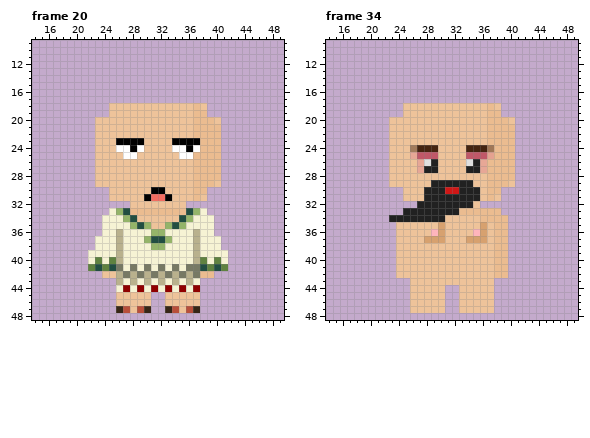
Pixel-art file -- GameData/图片素材/character.aseprite. This is how it looked before the edit.
64x64 pixels, 161 frames. Pixels under 10% opacity are left out. Colours within 5 levels of each other are drawn and written as one. Shown: frame 20: x 14..49, y 9..48; frame 34: x 14..49, y 9..48. The commit also changed other frames, which this record leaves out.
After the commit:
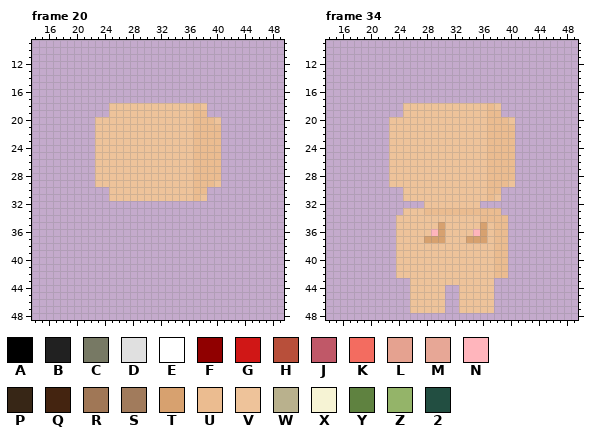
Palette (. is transparent): A #000000  B #212121  C #777964  D #e0e0e0  E #ffffff  F #900000  G #d01716  H #b84f3a  J #c05868  K #f36c60  L #e5a290  M #e7a796  N #ffb5bc  P #372616  Q #442410  R #a07756  S #a17b5c  T #d7a16f  U #ebbc90  V #eec39a  W #b9b18d  X #f6f3d4  Y #5f8240  Z #94b469  2 #224e41
The edit:
layer "character_mouth" now hidden
layer "character_eye" now hidden
layer "shoes_special" now hidden
layer "clothes_special" now hidden
Frame 20:
The edit turns colour A into colour U in row 23 at x 37.
The edit turns colour E into colour U in row 24 at x 37.
The edit turns colour A into colour V in row 23 at x 26 to 29 and 34 to 36; in row 24 at x 28 and 36; in row 30 at x 31 to 32; in row 31 at x 30 and 33.
The edit turns colour E into colour V in row 24 at x 26 to 27, 29 and 34 to 35; in row 25 at x 27 to 28 and 35 to 36.
The edit turns colour K into colour V in row 31 at x 31 to 32.
The edit erases colour 2 in row 33 at x 27 and 36; in row 34 at x 28 and 35; in row 35 at x 29 and 34; in row 37 at x 31 to 32; in row 41 at x 23, 25, 38 and 40.
The edit erases colour C in row 41 at x 26, 28, 30, 32, 34 and 36 to 37; in row 42 at x 27, 29, 31, 33, 35 and 37.
The edit erases colour F in row 44 at x 27, 29, 31, 33, 35 and 37.
The edit erases colour H in row 47 at x 27, 29, 34 and 36.
The edit erases colour P in row 47 at x 26, 30, 33 and 37.
The edit erases colour U in row 33 at x 28 to 35; in row 42 at x 38 to 39.
The edit erases colour V in row 32 at x 28 to 35; in row 34 at x 29 to 34; in row 35 at x 31 to 32; in row 42 at x 24 to 25; in rows 45 to 46 at x 26 to 30 and 33 to 37; in row 47 at x 28 and 35.
The edit erases colour W in rows 36 to 40 at x 26 and 37; in rows 42 to 43 at x 26, 28, 30, 32, 34 and 36.
The edit erases colour X in row 33 at x 25 and 38; in row 34 at x 24 to 26 and 37 to 39; in row 35 at x 24 to 27 and 36 to 39; in row 36 at x 24 to 25, 27 to 30, 33 to 36 and 38 to 39; in row 37 at x 23 to 25, 27 to 29, 34 to 36 and 38 to 40; in row 38 at x 23 to 25, 27 to 30, 33 to 36 and 38 to 40.
The edit erases colour X in row 39 at x 22 to 25, 27 to 36 and 38 to 41; in row 40 at x 22, 24, 27 to 36, 39 and 41; in row 41 at x 27, 29, 31, 33 and 35; in row 43 at x 27, 29, 31, 33, 35 and 37; in row 44 at x 26, 28, 30, 32, 34 and 36.
The edit erases colour Y in row 40 at x 23, 25, 38 and 40; in row 41 at x 22, 24, 39 and 41.
The edit erases colour Z in row 33 at x 26 and 37; in row 34 at x 27 and 36; in row 35 at x 28, 30, 33 and 35; in row 36 at x 31 to 32; in row 37 at x 30 and 33; in row 38 at x 31 to 32.
Frame 34:
The edit turns colour B into colour U in row 33 at x 28 to 32.
The edit turns colour L into colour U in row 25 at x 37.
The edit turns colour R into colour U in row 24 at x 37.
The edit turns colour B into colour V in row 26 at x 29 and 35; in row 27 at x 28 to 29 and 34 to 35; in row 29 at x 29 to 34; in row 30 at x 28 to 30 and 33 to 35; in row 31 at x 28 to 35; in row 32 at x 28 to 34.
The edit turns colour B into colour V in row 33 at x 25 to 27; in row 34 at x 24 to 30.
The edit turns colour D into colour V in row 26 at x 28 and 34.
The edit turns colour G into colour V in row 30 at x 31 to 32.
The edit turns colour J into colour V in row 25 at x 27 to 29 and 34 to 36.
The edit turns colour M into colour V in row 25 at x 26; in rows 26 to 27 at x 27 and 36.
The edit turns colour Q into colour V in row 24 at x 27 to 29 and 34 to 36.
The edit turns colour S into colour V in row 24 at x 26.
The edit erases colour B in row 32 at x 27; in row 34 at x 23.
